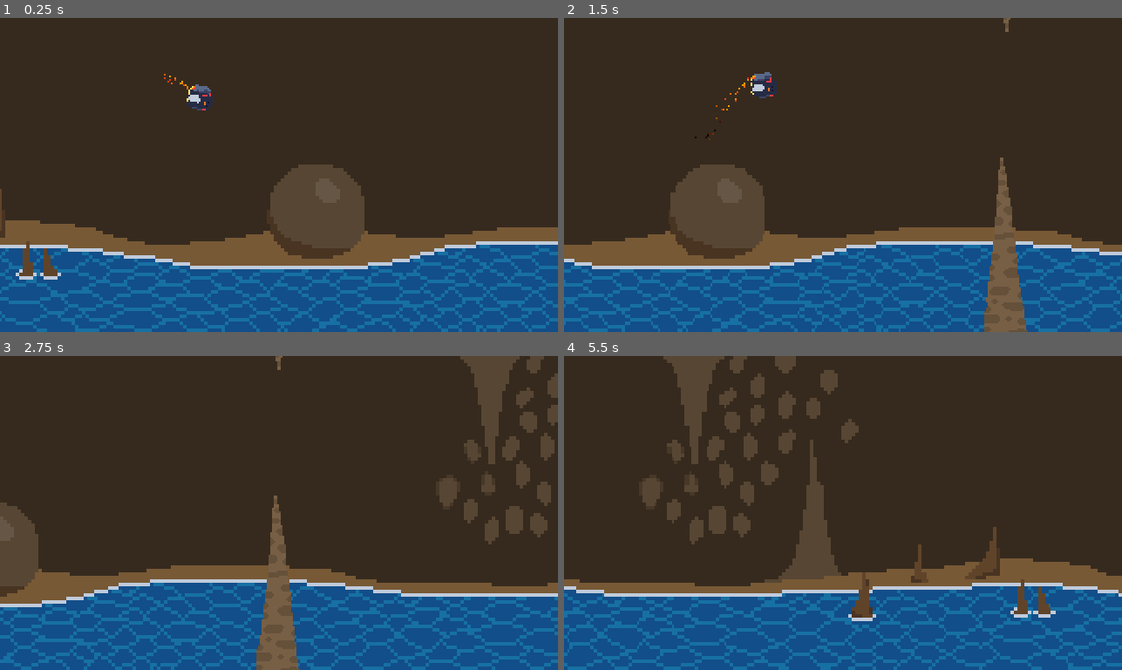
Above: before the commit, frames 1-4 (two rows, left to right).
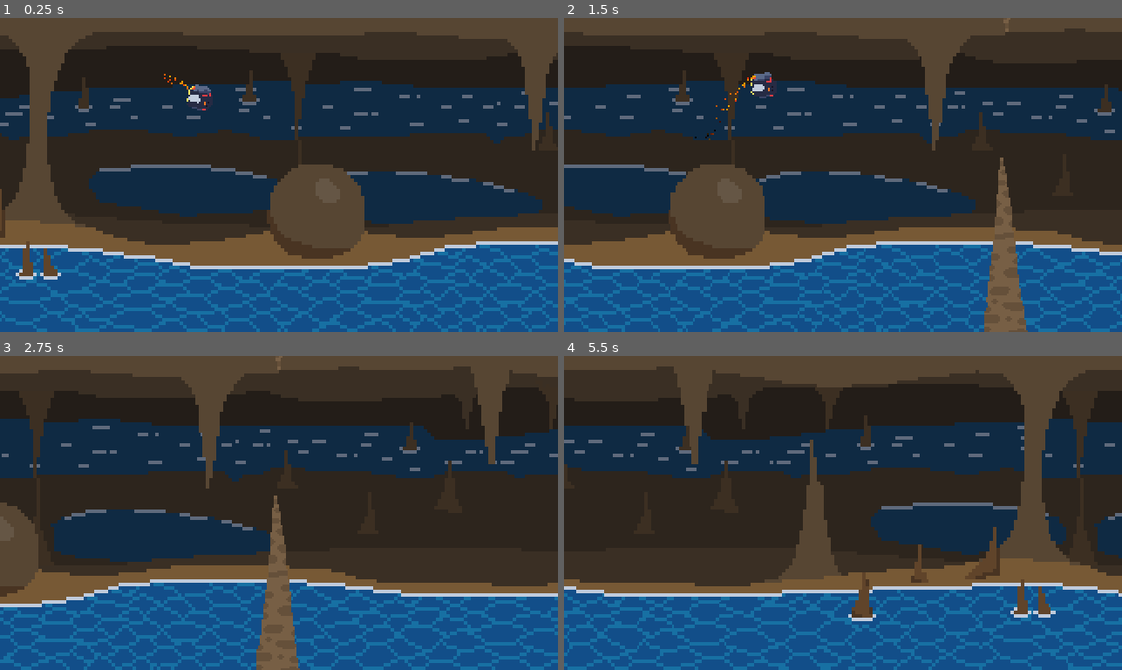
Above: after the commit, the same moments.

Repository: Jack3G/flappy-penguin
Game: Godot game, scene res://src/game.tscn
Two runs of this game, one before a commit and one after it. Both use one fixed random seed, a clock stepped at 60 frames per second and the inputs below.
Inputs (mouse positions are in pixels of both pictures, inside the frame that each line leads up to):
- Up to frame 1 (0.25 s): no input
- Up to frame 2 (1.5 s): move the mouse to (965, 159) at 0.52 s; click (965, 159) at 0.77 s; click (965, 159) at 1.07 s; move the mouse to (731, 190) at 1.27 s
- Up to frame 3 (2.75 s): click (167, 528) at 1.52 s; click (167, 528) at 1.82 s; move the mouse to (334, 443) at 2.02 s
- Up to frame 4 (5.5 s): move the mouse to (815, 575) at 2.77 s; click (815, 575) at 3.02 s; click (815, 575) at 3.32 s; move the mouse to (1010, 560) at 3.52 s; click (1010, 560) at 3.77 s; click (1010, 560) at 4.07 s; move the mouse to (675, 465) at 4.27 s; click (675, 465) at 4.52 s; click (675, 465) at 4.82 s; move the mouse to (870, 513) at 5.02 s

The runs differ from the first frame. In frame 1, 33% of the frame differs, in the area x 0-100%, y 0-67%; in frame 2, 29%; in frame 3, 27%; in frame 4, 29%.

Commit message:
add another layer to the background

Diff:
--- a/src/game.tscn
+++ b/src/game.tscn
@@ -1,8 +1,25 @@
-[gd_scene load_steps=4 format=3 uid="uid://bhdvdr6gf0tn8"]
+[gd_scene load_steps=8 format=3 uid="uid://bhdvdr6gf0tn8"]
 
 [ext_resource type="Script" path="res://src/game.gd" id="1_bid2k"]
 [ext_resource type="PackedScene" uid="uid://dwxm8auvl2sbp" path="res://src/bord.tscn" id="2_84ag3"]
 [ext_resource type="Texture2D" uid="uid://c4cst5levxwpl" path="res://assets/cave_background.png" id="3_hdlq8"]
+[ext_resource type="Texture2D" uid="uid://cgwdggqjd6svs" path="res://assets/cave_background_far.png" id="4_h6a7y"]
+
+[sub_resource type="AtlasTexture" id="AtlasTexture_xn80b"]
+atlas = ExtResource("4_h6a7y")
+region = Rect2(0, 0, 220, 90)
+
+[sub_resource type="AtlasTexture" id="AtlasTexture_th5ff"]
+atlas = ExtResource("4_h6a7y")
+region = Rect2(0, 90, 220, 90)
+
+[sub_resource type="SpriteFrames" id="SpriteFrames_xt75r"]
+animations = [{
+"frames": [SubResource("AtlasTexture_xn80b"), SubResource("AtlasTexture_th5ff")],
+"loop": true,
+"name": &"default",
+"speed": 1.0
+}]
 
 [node name="Game" type="Node2D"]
 texture_filter = 1
@@ -13,6 +30,18 @@
 
 [node name="ParallaxBackground" type="ParallaxBackground" parent="."]
 
+[node name="ParallaxLayer2" type="ParallaxLayer" parent="ParallaxBackground"]
+modulate = Color(0.686275, 0.686275, 0.686275, 1)
+texture_filter = 1
+motion_scale = Vector2(0.8, 0.8)
+motion_mirroring = Vector2(440, 0)
+
+[node name="AnimatedSprite2D" type="AnimatedSprite2D" parent="ParallaxBackground/ParallaxLayer2"]
+scale = Vector2(2, 2)
+frames = SubResource("SpriteFrames_xt75r")
+playing = true
+centered = false
+
 [node name="ParallaxLayer" type="ParallaxLayer" parent="ParallaxBackground"]
 texture_filter = 1
 motion_mirroring = Vector2(640, 0)
Binary file changed: assets/cave_background.ase
Binary file changed: assets/cave_background.png
Binary file added: assets/cave_background_far.ase
Binary file added: assets/cave_background_far.png
Not shown, added: assets/cave_background_far.png.import
